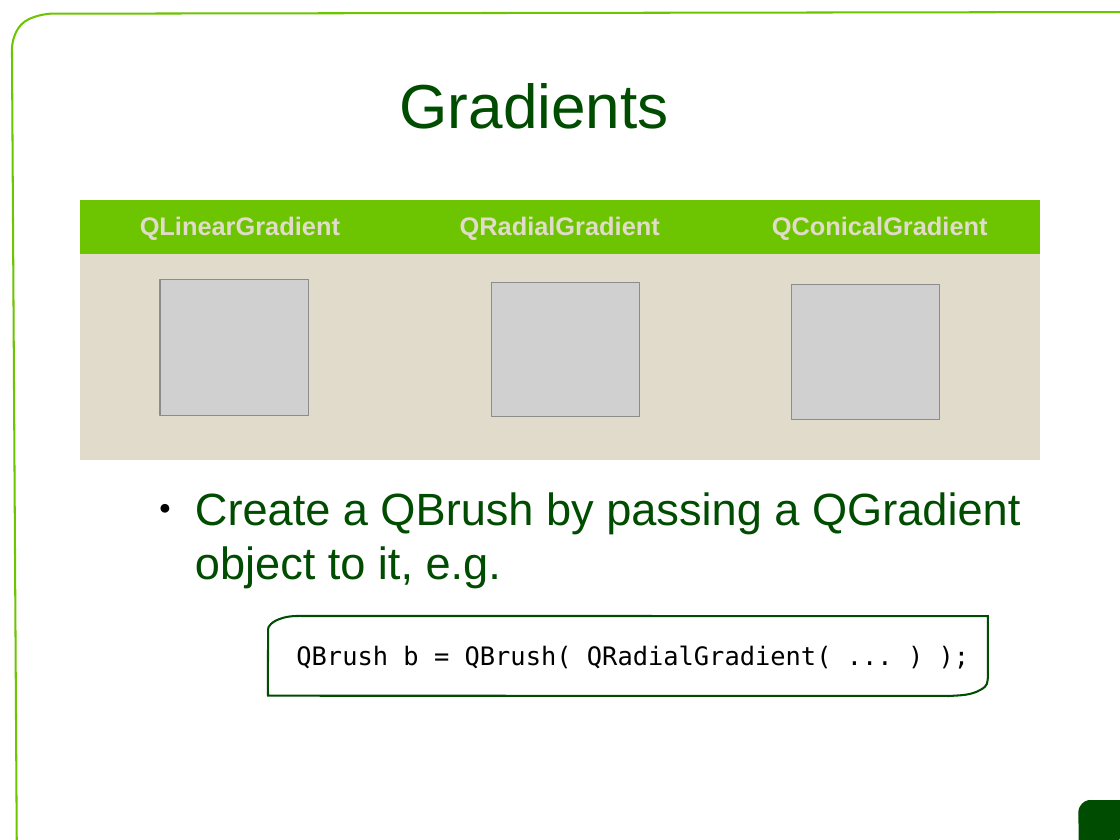
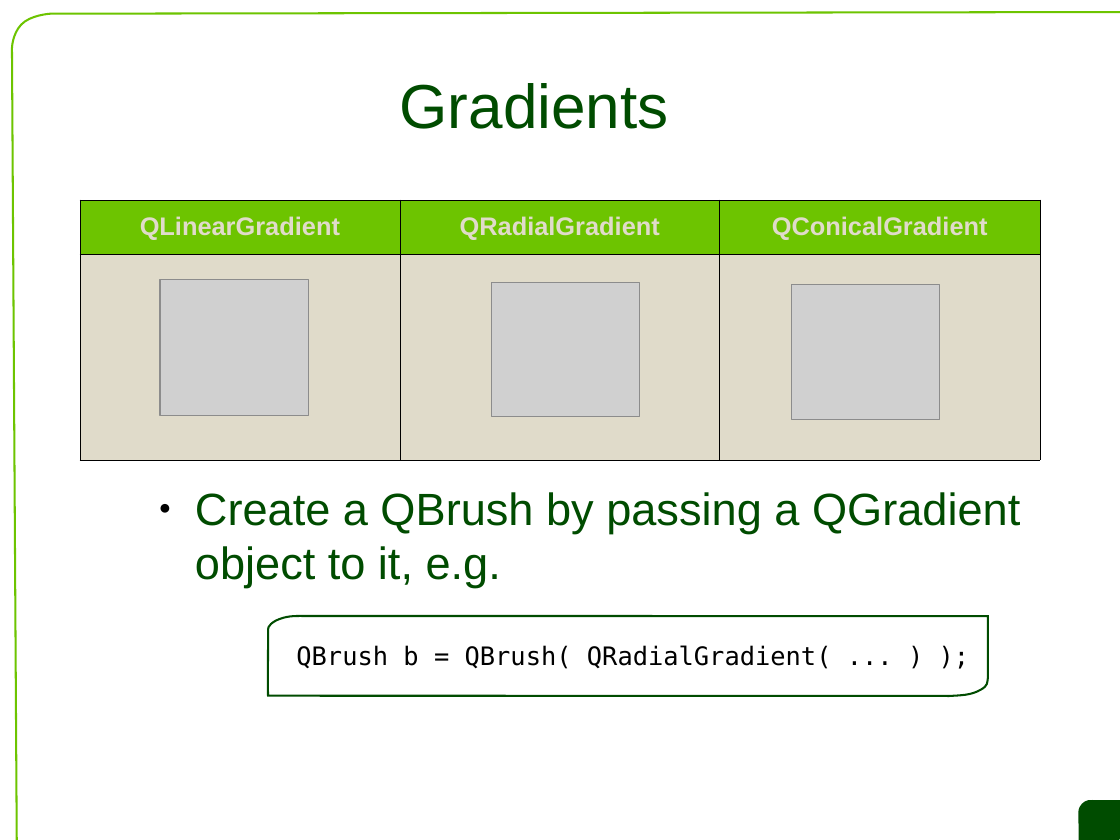
Before and after one commit to saa/qecm, a slide deck: slide 64 of L5/L5 Slides.odp. Drawn at 1120x840 pixels with LibreOffice and Linux fonts; fonts in the diff are those of the drawing; grey boxes stand for pictures; background and template pictures are left out. Boxes give left, top, right and bottom in pixels: in the first picture for what was removed or moved away, otherwise in the second. Text is boxed around its words. In the diff, an @@ line names an element or a change of style, - is before the commit and + after.

```diff
--- a/L5/L5 Slides.odp
+++ b/L5/L5 Slides.odp
@@ table at (80, 200, 1041, 460) @@
@@ borders changed @@
```
Also in this commit, not shown: 4 other slides changed, 3 slides added, 3 slides removed, 1 other file.
